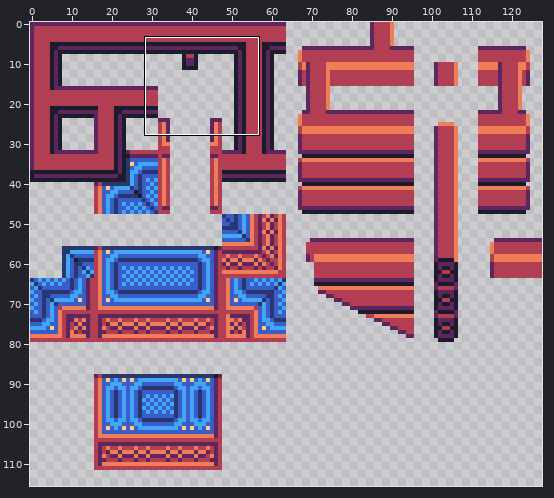
One commit to this sprite sheet: assets/sprites/tilesets/default/tileset_room_walls.png. The picture above shows the old version from afar; the outline marks the close-up.
Close-up. Before:
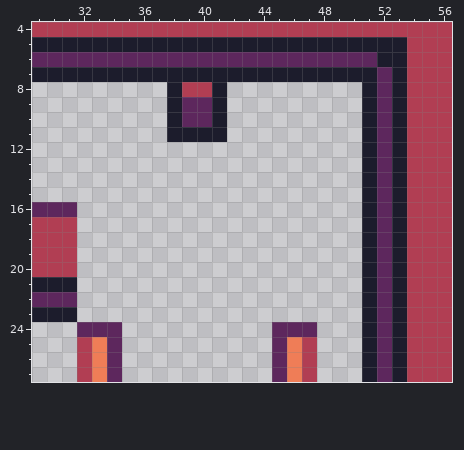
The file is 128x128 pixels. Colours within 5 levels of each other are drawn and written as one. Shown: x 29..56, y 4..27. The wide view leaves out empty margins.
Once edited:
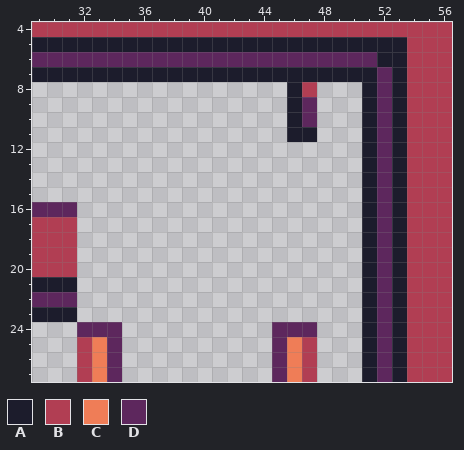
Palette (. is transparent): A #1c1c2c  B #b13e53  C #ef7d57  D #5d275d
Change:
Changed rows in their new state; - is an unchanged pixel.
first column x 38:
 8 ....----AB
 9 ....----AD
10 ....----AD
11 ....----AA
Where, in picture pixels (left, top, right, bottom), the same in both close-ups:
changed: (167, 82, 317, 142)
